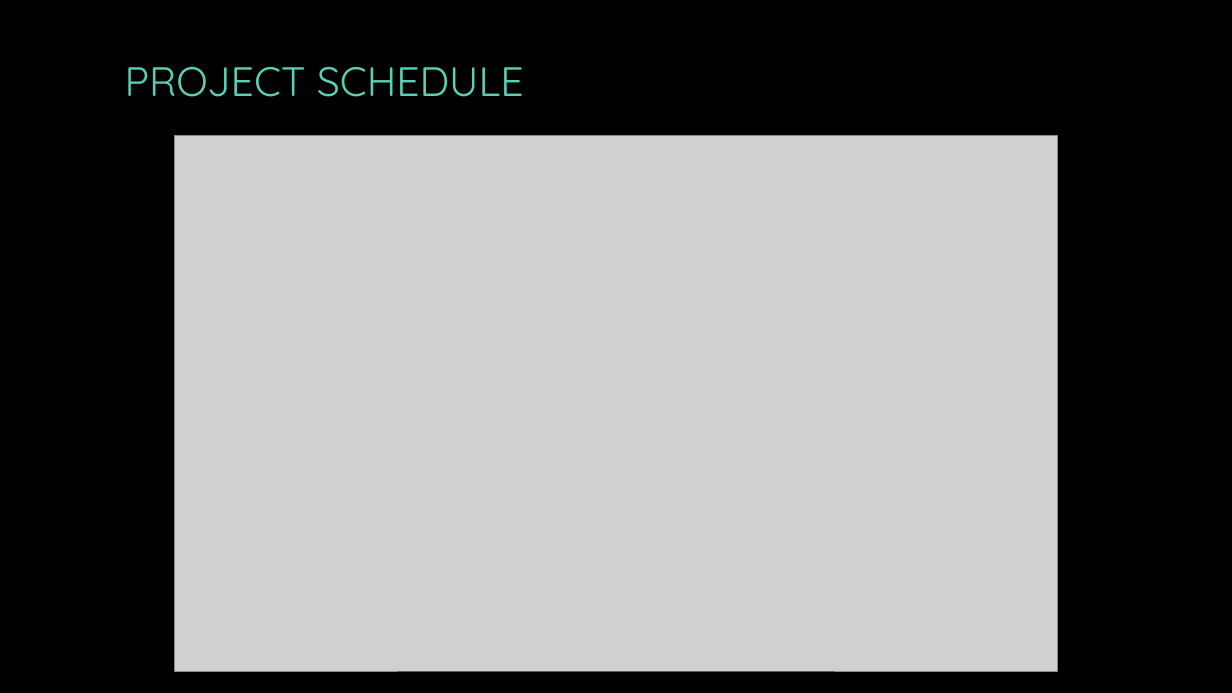
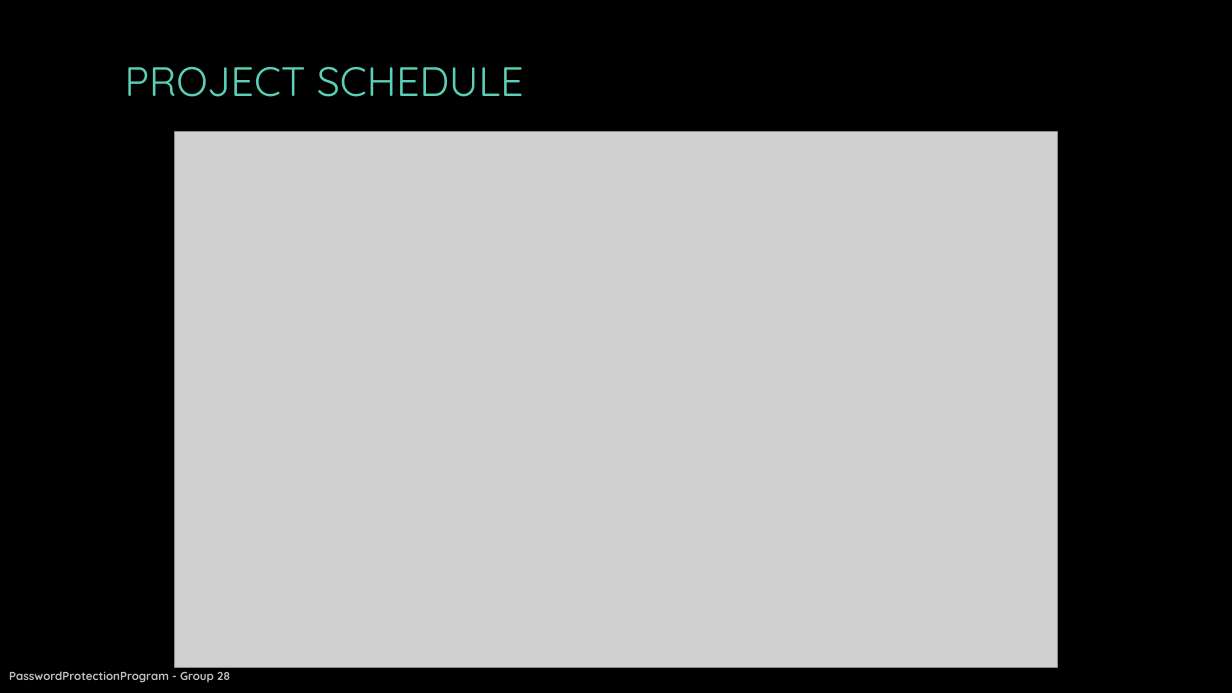
Before and after one commit to Nayrgton/PasswordProtectionProgram, a slide deck: slide 9 of Doc/FinalPresentation/PasswordProtectionProgram.pptx. Drawn at 1232x693 pixels with LibreOffice and Linux fonts; fonts in the diff are those of the drawing; grey boxes stand for pictures; background and template pictures are left out. Boxes give left, top, right and bottom in pixels: in the first picture for what was removed or moved away, otherwise in the second. Text is boxed around its words. In the diff, an @@ line names an element or a change of style, - is before the commit and + after.

```diff
--- a/Doc/FinalPresentation/PasswordProtectionProgram.pptx
+++ b/Doc/FinalPresentation/PasswordProtectionProgram.pptx
@@ picture: place and size @@
-picture at bbox=[175, 135, 1057, 671]
+picture at bbox=[175, 131, 1057, 667]
@@ text added at bbox=[9, 671, 230, 683], 9 pt, text #BFBFBF, bold @@
+PasswordProtectionProgram - Group 28
```
Also in this commit, not shown: 7 other slides changed, 2 slides added, 1 slide removed.
